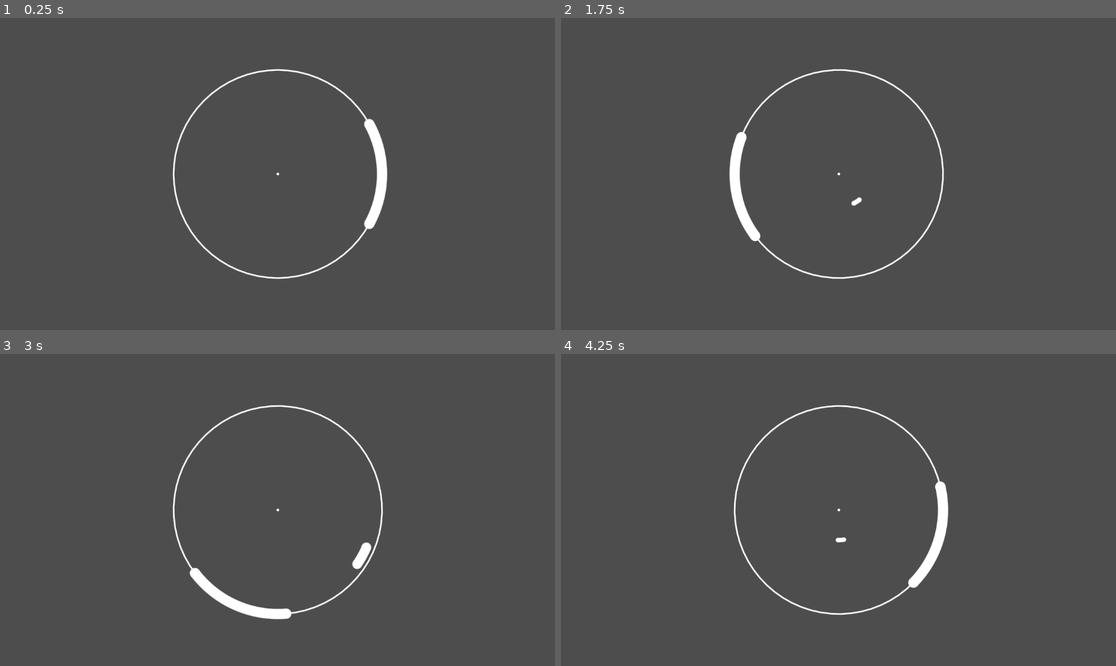
Above: before the commit, frames 1-4 (two rows, left to right).
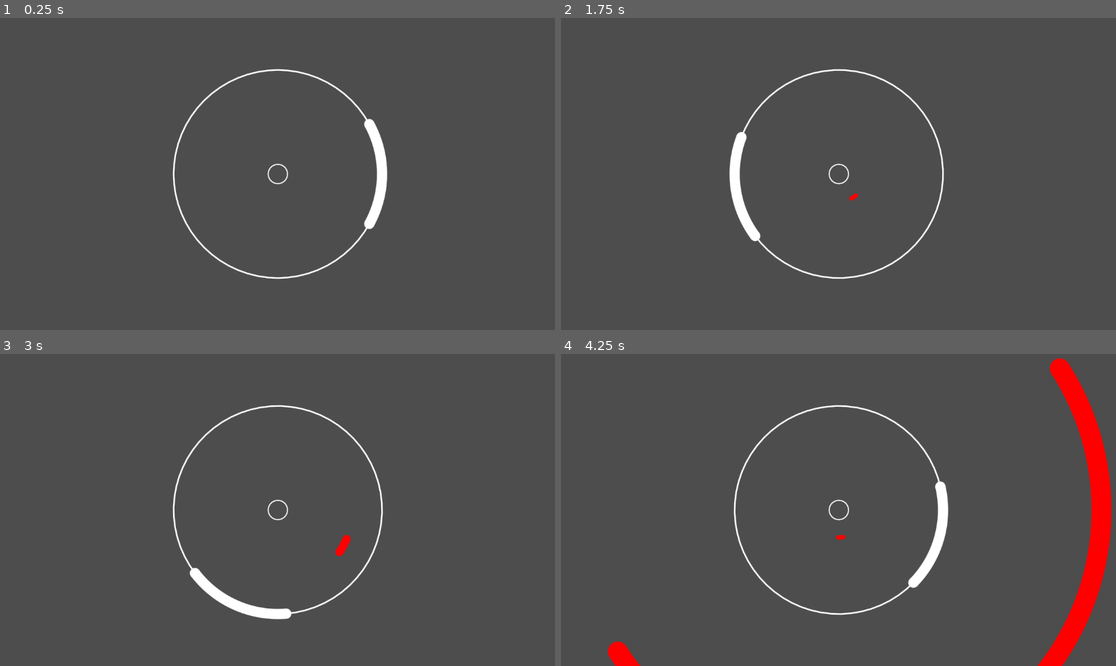
Above: after the commit, the same moments.

Repository: mougeee/marvelous-x
Game: Godot game, scene res://playing_scene.tscn
Two runs of this game, one before a commit and one after it. Both use one fixed random seed, a clock stepped at 60 frames per second and the inputs below. The project has no main scene, so this scene is started directly. Sound files missing from this copy of the repository are replaced by a short silence.
Inputs (mouse positions are in pixels of both pictures, inside the frame that each line leads up to):
- Up to frame 1 (0.25 s): no input
- Up to frame 2 (1.75 s): tap Enter at 0.5 s; move the mouse to (960, 158) at 0.52 s; hold D (RightPress, bound only after the commit) 0.53-1.28 s; tap Space (CriticalPress, bound only after the commit) at 0.6, 1.25, 1.35 s; move the mouse to (727, 189) at 1.27 s; hold S (LeftPress, bound only after the commit) from 1.28 s (still down)
- Up to frame 3 (3 s): move the mouse to (333, 441) at 2.02 s; release S (LeftPress, bound only after the commit) at 2.03 s; hold D (RightPress, bound only after the commit) from 2.03 s (still down); tap Space (CriticalPress, bound only after the commit) at 2.1, 2.85 s; move the mouse to (249, 572) at 2.77 s
- Up to frame 4 (4.25 s): move the mouse to (1005, 556) at 3.52 s; release D (RightPress, bound only after the commit) at 3.53 s; hold S (LeftPress, bound only after the commit) from 3.53 s (still down); tap Space (CriticalPress, bound only after the commit) at 3.6 s

The runs differ from the first frame. In frame 1, less than 0.1% of the frame differs, in the area x 48-53%, y 46-54%; in frame 2, 0.1%; in frame 3, 0.3%; in frame 4, 4.3%, in the area x 8-100%, y 1-100%.

Commit message:
add colors to the notes

Diff:
--- a/approach_note.gd
+++ b/approach_note.gd
@@ -1,4 +1,7 @@
 extends Node2D
+
+const Keys = preload("res://globals.gd").Keys
+const color_map = preload("res://globals.gd").color_map
 
 var radius = 0
 var coverage = 0.4
@@ -6,8 +9,9 @@
 var note_width = 0
 var process = 0.0
 var frame_radius
-@export var color = Color.WHITE
+@export var key = Keys.LEFT
 @export var speed = 1.0
+var processed = false
 
 
 # Called when the node enters the scene tree for the first time.
@@ -15,6 +19,9 @@
 	var frame = get_parent().get_node("NoteFrame")
 	frame_radius = frame.radius
 	note_width = frame.width
+
+	if key == Keys.CRITICAL:
+		coverage = TAU
 
 	position = get_window().size / 2
 
@@ -28,12 +35,29 @@
 	radius = frame_radius * pow(process, 4)
 	queue_redraw()
 
-	if radius > (get_window().size/2).length():
+	var dt = (process - 1.0) * speed
+	if not processed:
+		if dt > 0.0:
+			coverage = PI
+		if abs(dt) < 0.2 and (
+			key == Keys.LEFT and Input.is_action_just_pressed("LeftPress")
+			or key == Keys.RIGHT and Input.is_action_just_pressed("RightPress")
+			or key == Keys.CRITICAL and Input.is_action_just_pressed("CriticalPress")
+		):
+			processed = true
+			print(dt)
+		elif dt > 0.2:
+			print("MISS")
+			processed = true
+
+	if dt > 0.2 and radius > (get_window().size/2).length():
 		queue_free()
 
 
 
 func _draw():
+	var color = color_map[key]
+
 	draw_arc(
 		Vector2.ZERO, radius,
 		-coverage/2, coverage/2, coverage * 50, color, width*2,
--- /dev/null
+++ b/globals.gd
@@ -0,0 +1,2 @@
+enum Keys {LEFT, RIGHT, CRITICAL}
+const color_map = {Keys.LEFT: Color.RED, Keys.RIGHT: Color.BLUE, Keys.CRITICAL: Color.YELLOW}
--- a/note_frame.gd
+++ b/note_frame.gd
@@ -32,13 +32,12 @@
 		pass
 
 
-
 func _draw():
 	# note frame
 	draw_circle(Vector2.ZERO, radius, Color.WHITE, false, 2, true)
 
 	# center
-	draw_circle(Vector2.ZERO, 2, Color.WHITE, true, -1, true)
+	draw_circle(Vector2.ZERO, 20, Color.WHITE, false, 1, true)
 
 	# frame cursor
 	draw_arc(
--- a/playing_scene.gd
+++ b/playing_scene.gd
@@ -1,34 +1,38 @@
 extends Node2D
 
 var ApproachNote = preload("res://approach_note.tscn")
+var time_begin
 
 
 # Called when the node enters the scene tree for the first time.
 func _ready() -> void:
-	if !$AudioStreamPlayer.playing:
-		$AudioStreamPlayer.play()
+	time_begin = Time.get_ticks_usec()
+	$AudioStreamPlayer.play()
 
 
-# [time, angle, coverage, speed]
+# [time, angle, coverage, speed, key]
+const Keys = preload("res://globals.gd").Keys
 var notes = [
-	[2.0, 1.0, 0.2, 1.0],
-	[3.0, 0.5, 0.2, 1.2],
-	[4.0, 1.0, 0.2, 1.4],
-	[4.5, 1.5, 0.2, 1.0],
-	[5.0, 2.0, 0.2, 1.2],
-	[6.0, -2.0, 0.2, 1.2],
-	[6.5, -1.0, 0.2, 1.2],
-	[7.0, -2.0, 0.2, 1.2],
-	[7.5, -3.0, 0.2, 1.2],
-	[8.0, -2.0, 0.2, 1.2],
+	[2.0, 1.0, 0.2, 1.0, Keys.LEFT],
+	[3.0, 0.5, 0.2, 1.2, Keys.LEFT],
+	[4.0, 1.0, 0.2, 1.4, Keys.LEFT],
+	[4.5, 1.5, 0.2, 1.0, Keys.LEFT],
+	[5.0, 2.0, 0.2, 1.2, Keys.RIGHT],
+	[6.0, -2.0, 0.2, 1.2, Keys.LEFT],
+	[6.5, -1.0, 0.2, 1.2, Keys.RIGHT],
+	[7.0, -2.0, 0.2, 1.2, Keys.RIGHT],
+	[7.5, -3.0, 0.2, 1.2, Keys.LEFT],
+	[8.0, -2.0, 0.2, 1.0, Keys.CRITICAL],
 ]
 var next_index = 0
-var time = 0
 
 
 # Called every frame. 'delta' is the elapsed time since the previous frame.
 func _process(delta: float) -> void:
-	time += delta
+	var time = (Time.get_ticks_usec() - time_begin) / 1000000.0
+	#var time = $AudioStreamPlayer.get_playback_position()
+	time -= AudioServer.get_time_since_last_mix()
+	time -= AudioServer.get_output_latency()
 
 	while next_index < notes.size() and notes[next_index][0] - 1.0/notes[next_index][3] < time:
 		var note = notes[next_index]
@@ -37,11 +41,12 @@
 		approach_note.rotation = note[1]
 		approach_note.coverage = note[2]
 		approach_note.speed = note[3]
+		approach_note.key = note[4]
 		add_child(approach_note)
 
 		next_index += 1
 
 	if time > 10.0:
-		time = 0.0
 		next_index = 0
 		$AudioStreamPlayer.play()
+		time_begin = Time.get_ticks_usec()
--- a/playing_scene.tscn
+++ b/playing_scene.tscn
@@ -2,7 +2,7 @@
 
 [ext_resource type="PackedScene" uid="uid://b3ygu6pkadmsm" path="res://note_frame.tscn" id="1_2g1bc"]
 [ext_resource type="Script" path="res://playing_scene.gd" id="1_o3yjq"]
-[ext_resource type="AudioStream" uid="uid://c03r87jrjax0i" path="res://20240902002.wav" id="3_nsd13"]
+[ext_resource type="AudioStream" uid="uid://bimqd7djxxy2l" path="res://20240902001.mp3" id="3_gwyby"]
 
 [node name="PlayingScene" type="Node2D"]
 script = ExtResource("1_o3yjq")
@@ -10,4 +10,4 @@
 [node name="NoteFrame" parent="." instance=ExtResource("1_2g1bc")]
 
 [node name="AudioStreamPlayer" type="AudioStreamPlayer" parent="."]
-stream = ExtResource("3_nsd13")
+stream = ExtResource("3_gwyby")
--- a/project.godot
+++ b/project.godot
@@ -13,3 +13,21 @@
 config/name="mougee"
 config/features=PackedStringArray("4.3", "Forward Plus")
 config/icon="res://icon.svg"
+
+[input]
+
+LeftPress={
+"deadzone": 0.5,
+"events": [Object(InputEventKey,"resource_local_to_scene":false,"resource_name":"","device":-1,"window_id":0,"alt_pressed":false,"shift_pressed":false,"ctrl_pressed":false,"meta_pressed":false,"pressed":false,"keycode":0,"physical_keycode":83,"key_label":0,"unicode":115,"location":0,"echo":false,"script":null)
+]
+}
+RightPress={
+"deadzone": 0.5,
+"events": [Object(InputEventKey,"resource_local_to_scene":false,"resource_name":"","device":-1,"window_id":0,"alt_pressed":false,"shift_pressed":false,"ctrl_pressed":false,"meta_pressed":false,"pressed":false,"keycode":0,"physical_keycode":68,"key_label":0,"unicode":100,"location":0,"echo":false,"script":null)
+]
+}
+CriticalPress={
+"deadzone": 0.5,
+"events": [Object(InputEventKey,"resource_local_to_scene":false,"resource_name":"","device":-1,"window_id":0,"alt_pressed":false,"shift_pressed":false,"ctrl_pressed":false,"meta_pressed":false,"pressed":false,"keycode":0,"physical_keycode":32,"key_label":0,"unicode":32,"location":0,"echo":false,"script":null)
+]
+}
Not shown, changed: .gitignore
